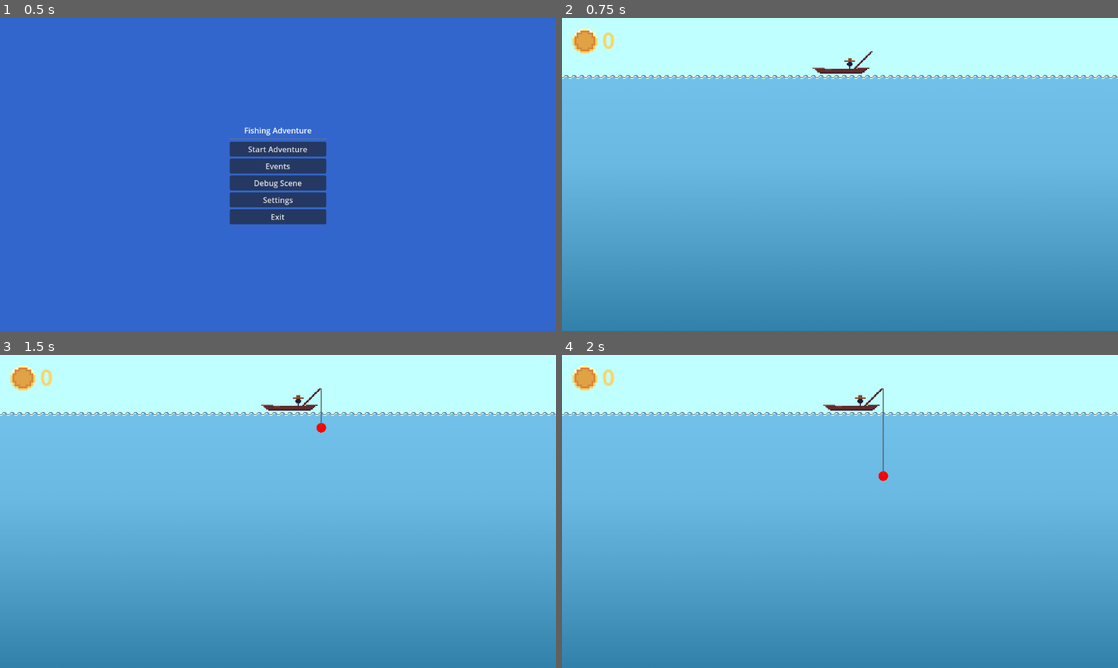
Above: before the commit, frames 1-4 (two rows, left to right).
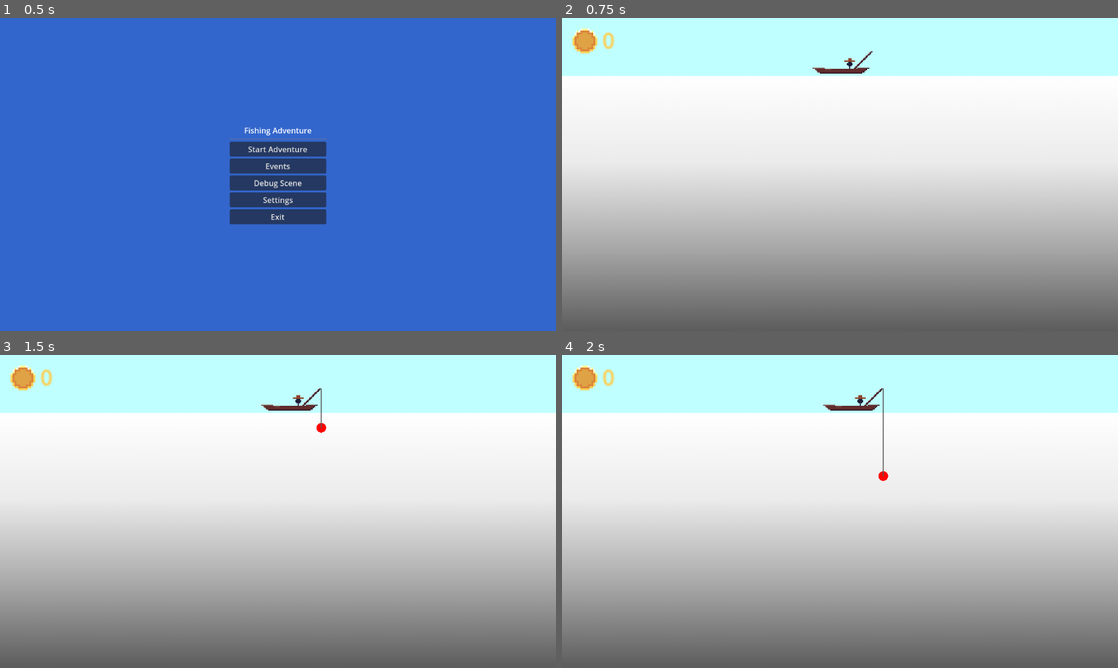
Above: after the commit, the same moments.

Repository: Gugaapo/fishing_game
Game: Godot game, scene res://scenes/main_menu.tscn
Two runs of this game, one before a commit and one after it. Both use one fixed random seed, a clock stepped at 60 frames per second and the inputs below.
Inputs (mouse positions are in pixels of both pictures, inside the frame that each line leads up to):
- Up to frame 1 (0.5 s): no input
- Up to frame 2 (0.75 s): click "Debug Scene" at 0.5 s
- Up to frame 3 (1.5 s): tap Enter (ui_accept) at 1.25 s; move the mouse to (400, 495) at 1.27 s; hold Right (ui_right) from 1.28 s (still down); tap Z (fish) at 1.35 s; click (400, 495) at 1.42 s
- Up to frame 4 (2 s): keep holding Right (ui_right); tap Enter (ui_accept) at 1.52 s

Frame 1 is identical in both runs. In frame 2, 82% of the frame differs, in the area x 0-100%, y 18-100%; in frame 3, 81%; in frame 4, 81%.

Commit message:
adjusted fish weight per scene

Diff:
--- a/scenes/fishing_scene/debug_scene.tscn
+++ b/scenes/fishing_scene/debug_scene.tscn
@@ -1,7 +1,6 @@
-[gd_scene load_steps=15 format=3 uid="uid://cfd2yhkg7texu"]
+[gd_scene load_steps=13 format=3 uid="uid://cfd2yhkg7texu"]
 
 [ext_resource type="Script" path="res://scripts/fishing_scripts/debug_scene_controller.gd" id="1_script"]
-[ext_resource type="Texture2D" uid="uid://bfyc7ntifu2f7" path="res://assets/brackeys_platformer_assets/sprites/world_tileset.png" id="2_xpaf7"]
 [ext_resource type="Script" path="res://scripts/fishing_scripts/FishSpawner.gd" id="3_n6o05"]
 [ext_resource type="PackedScene" uid="uid://b0p1j4pm1s36b" path="res://scenes/fishing_scene/fishes/fish_baiacu.tscn" id="4_23wvb"]
 [ext_resource type="PackedScene" uid="uid://cdnqtebfupj62" path="res://scenes/fishing_scene/boat.tscn" id="5_8rwe7"]
@@ -15,138 +14,7 @@
 [sub_resource type="WorldBoundaryShape2D" id="WorldBoundaryShape2D_ttqpa"]
 distance = -11.0
 
-[sub_resource type="TileSetAtlasSource" id="TileSetAtlasSource_pygva"]
-texture = ExtResource("2_xpaf7")
-0:0/0 = 0
-1:0/0 = 0
-2:0/0 = 0
-3:0/0 = 0
-4:0/0 = 0
-5:0/0 = 0
-6:0/0 = 0
-7:0/0 = 0
-8:0/0 = 0
-9:0/0 = 0
-10:0/0 = 0
-11:0/0 = 0
-0:1/0 = 0
-1:1/0 = 0
-2:1/0 = 0
-3:1/0 = 0
-4:1/0 = 0
-5:1/0 = 0
-6:1/0 = 0
-7:1/0 = 0
-8:1/0 = 0
-9:1/0 = 0
-10:1/0 = 0
-11:1/0 = 0
-0:2/0 = 0
-1:2/0 = 0
-2:2/0 = 0
-3:2/0 = 0
-4:2/0 = 0
-5:2/0 = 0
-6:2/0 = 0
-7:2/0 = 0
-8:2/0 = 0
-9:2/0 = 0
-10:2/0 = 0
-11:2/0 = 0
-0:3/0 = 0
-1:3/0 = 0
-2:3/0 = 0
-5:3/0 = 0
-6:3/0 = 0
-7:3/0 = 0
-8:3/0 = 0
-9:3/0 = 0
-0:4/0 = 0
-1:4/0 = 0
-2:4/0 = 0
-3:4/0 = 0
-4:4/0 = 0
-5:4/0 = 0
-6:4/0 = 0
-7:4/0 = 0
-8:4/0 = 0
-9:4/0 = 0
-0:5/0 = 0
-1:5/0 = 0
-2:5/0 = 0
-3:5/0 = 0
-4:5/0 = 0
-5:5/0 = 0
-6:5/0 = 0
-7:5/0 = 0
-8:5/0 = 0
-1:6/0 = 0
-2:6/0 = 0
-3:6/0 = 0
-4:6/0 = 0
-5:6/0 = 0
-6:6/0 = 0
-7:6/0 = 0
-8:6/0 = 0
-0:7/0 = 0
-1:7/0 = 0
-3:7/0 = 0
-5:7/0 = 0
-6:7/0 = 0
-7:7/0 = 0
-8:7/0 = 0
-0:8/0 = 0
-1:8/0 = 0
-2:8/0 = 0
-3:8/0 = 0
-4:8/0 = 0
-5:8/0 = 0
-6:8/0 = 0
-7:8/0 = 0
-8:8/0 = 0
-0:9/0 = 0
-1:9/0 = 0
-2:9/0 = 0
-3:9/0 = 0
-4:9/0 = 0
-5:9/0 = 0
-6:9/0 = 0
-7:9/0 = 0
-0:10/0 = 0
-1:10/0 = 0
-2:10/0 = 0
-3:10/0 = 0
-4:10/0 = 0
-6:10/0 = 0
-0:11/0 = 0
-1:11/0 = 0
-2:11/0 = 0
-3:11/0 = 0
-4:11/0 = 0
-5:11/0 = 0
-0:12/0 = 0
-1:12/0 = 0
-2:12/0 = 0
-3:12/0 = 0
-4:12/0 = 0
-0:13/0 = 0
-1:13/0 = 0
-2:13/0 = 0
-3:13/0 = 0
-4:13/0 = 0
-5:13/0 = 0
-0:14/0 = 0
-1:14/0 = 0
-2:14/0 = 0
-3:14/0 = 0
-4:14/0 = 0
-0:15/0 = 0
-1:15/0 = 0
-2:15/0 = 0
-3:15/0 = 0
-
 [sub_resource type="TileSet" id="TileSet_g7faa"]
-sources/0 = SubResource("TileSetAtlasSource_pygva")
 
 [node name="guilherme_tutorial" type="Control"]
 layout_mode = 3
@@ -170,7 +38,7 @@
 shape = SubResource("WorldBoundaryShape2D_ttqpa")
 
 [node name="TileMap" type="TileMap" parent="."]
-modulate = Color(1, 1, 1, 0.603922)
+modulate = Color(1, 1, 1, 0.462745)
 z_index = 1
 tile_set = SubResource("TileSet_g7faa")
 format = 2
--- a/scenes/levels/beach.tscn
+++ b/scenes/levels/beach.tscn
@@ -174,6 +174,7 @@
 
 [node name="Background" type="ColorRect" parent="."]
 z_index = -1
+layout_mode = 0
 offset_left = -473.0
 offset_top = -175.0
 offset_right = 420.0
--- a/scenes/levels/ice.tscn
+++ b/scenes/levels/ice.tscn
@@ -193,7 +193,7 @@
 position = Vector2(-1, 131)
 script = ExtResource("1_2o6tv")
 fish_scenes = Array[PackedScene]([ExtResource("2_0366x"), ExtResource("3_kyuk1"), ExtResource("4_5cvw4"), ExtResource("5_ohxkw")])
-spawn_weights = [0.25, 0.25, 1.0, 0.1]
+spawn_weights = [0.25, 0.25, 0.1, 1.0]
 count = 15
 area_size = Vector2(300, 200)
 
